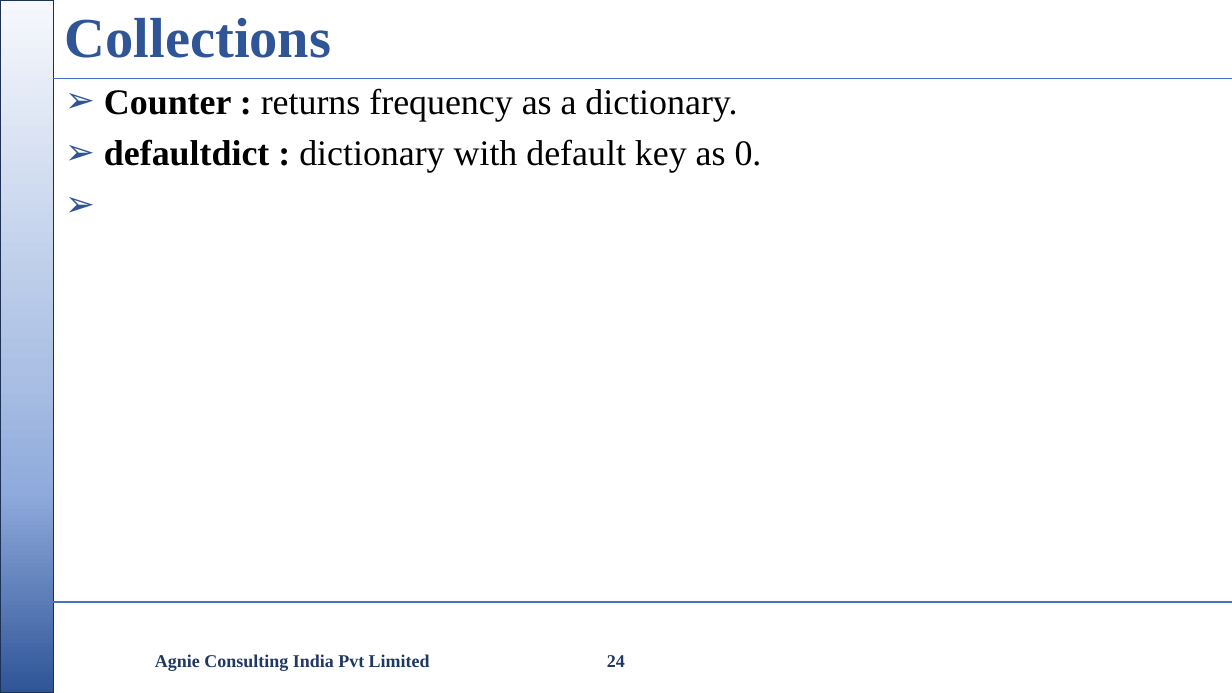
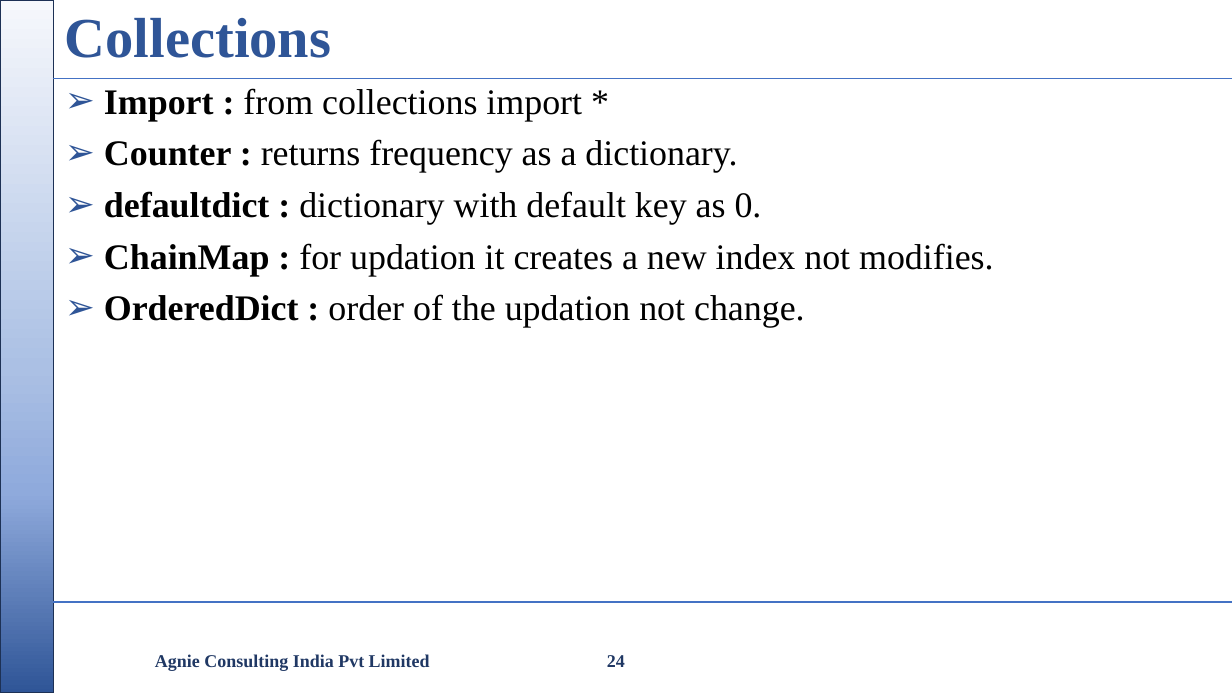
Before and after one commit to nikishdaniel1-del/Python-Cls, a slide deck: slide 24 of python class/Python Class.pptx. Drawn at 1232x693 pixels with LibreOffice and Linux fonts; fonts in the diff are those of the drawing; background and template pictures are left out. Boxes give left, top, right and bottom in pixels: in the first picture for what was removed or moved away, otherwise in the second. Text is boxed around its words. In the diff, an @@ line names an element or a change of style, - is before the commit and + after.

```diff
--- a/python class/Python Class.pptx
+++ b/python class/Python Class.pptx
@@ text at [104, 88, 582, 121]: paragraph added @@
+➢ Import : from collections import *
@@ text at [104, 243, 993, 328]: paragraphs added @@
+➢ ChainMap : for updation it creates a new index not modifies.
+➢ OrderedDict : order of the updation not change.
```
Also in this commit, not shown: 4 other slides changed, 6 other files.
